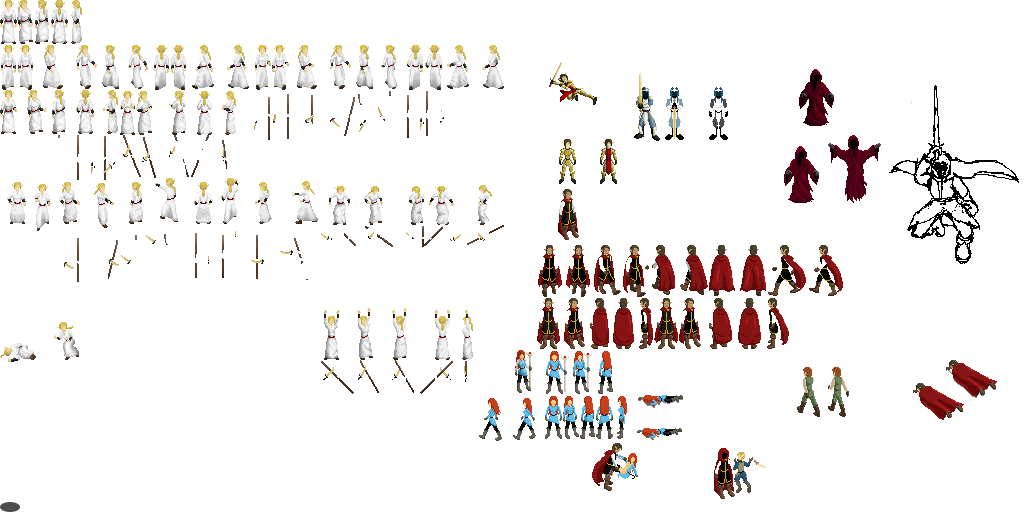
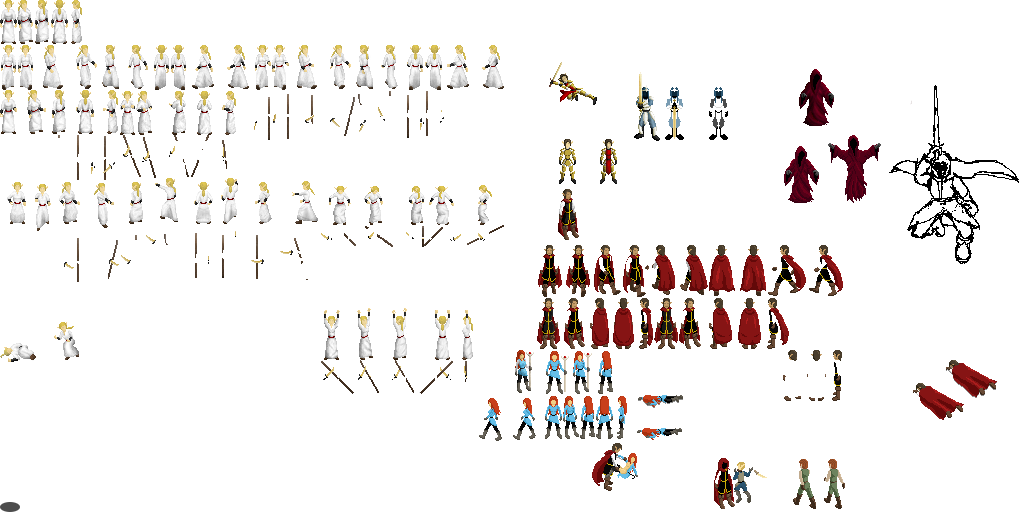
Revision of a layered (1024, 512) image; what changed, layer by layer:
painted on "weapons" over [733, 452, 767, 503]
painted on "background" over [714, 322, 849, 509]
